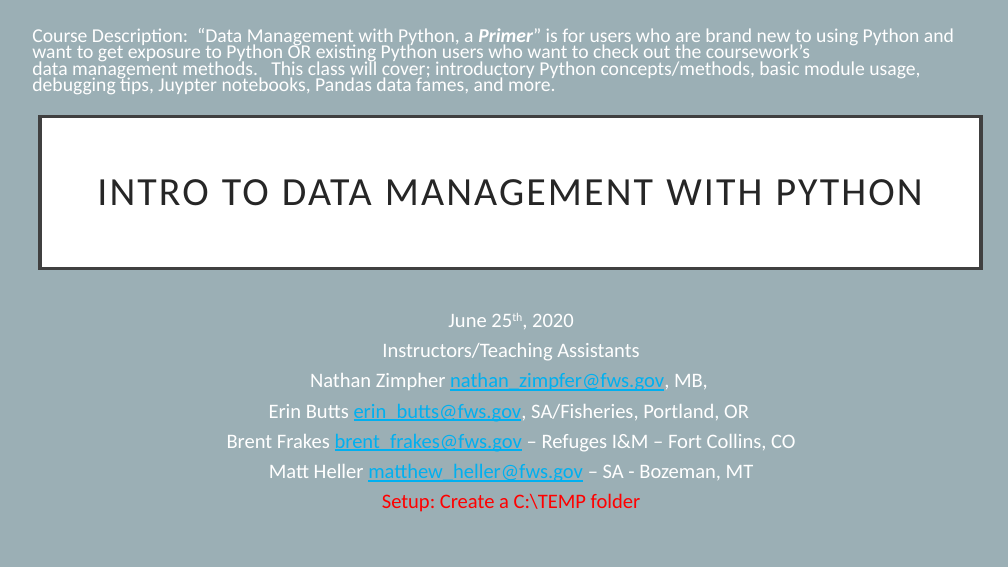
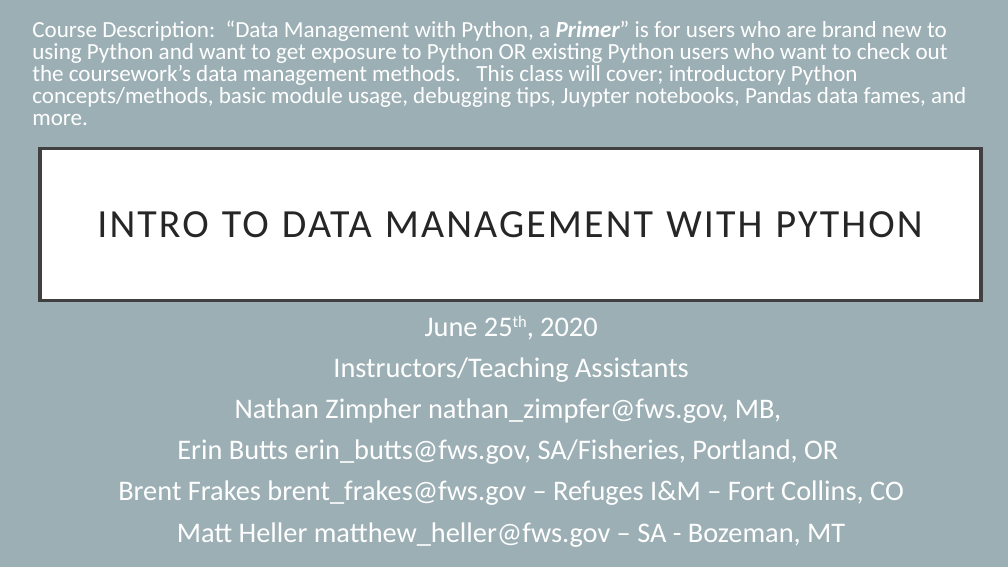
Before and after one commit to thoufer/IntroPythonDataTraining, a slide deck: slide 1 of additional_resources/HandsOnPythonClass_June25_2020.pptx. Drawn at 1008x567 pixels with LibreOffice and Linux fonts; fonts in the diff are those of the drawing. Boxes give left, top, right and bottom in pixels: in the first picture for what was removed or moved away, otherwise in the second. Text is boxed around its words. In the diff, an @@ line names an element or a change of style, - is before the commit and + after.

```diff
--- a/additional_resources/HandsOnPythonClass_June25_2020.pptx
+++ b/additional_resources/HandsOnPythonClass_June25_2020.pptx
@@ text "Course Description: “Data Management with ...": place and size @@
-text "Course Description: “Data Management with ..." at (32,28,954,94)
+text "Course Description: “Data Management with ..." at (32,20,966,125)
@@ text "Course Description: “Data Management with ..." at (32,20,966,125): size 18.7 to 22 pt; line spacing 0.7 to 0.8 @@
@@ title "INTRO TO DATA MANAGEMENT WITH ...": place and size @@
-title "INTRO TO DATA MANAGEMENT WITH ..." at (40,116,982,269)
+title "INTRO TO DATA MANAGEMENT WITH ..." at (40,148,982,301)
@@ subtitle "June 25th, 2020" at (118,318,904,547): size 19.6 to 27 pt; text colour #00B0F0 to #FFFFFF, underline off in "nathan_zimpfer@fws.gov,", "erin_butts@fws.gov,", "brent_frakes@fws.gov", "matthew_heller@fws.gov"; line spacing 0.8 to 0.9 @@
@@ subtitle at (382,493,641,512): paragraph removed @@
-Setup: Create a C:\TEMP folder
```
Also in this commit, not shown: 18 other slides changed, 3 slides added, 5 slides removed, 5 other files.
